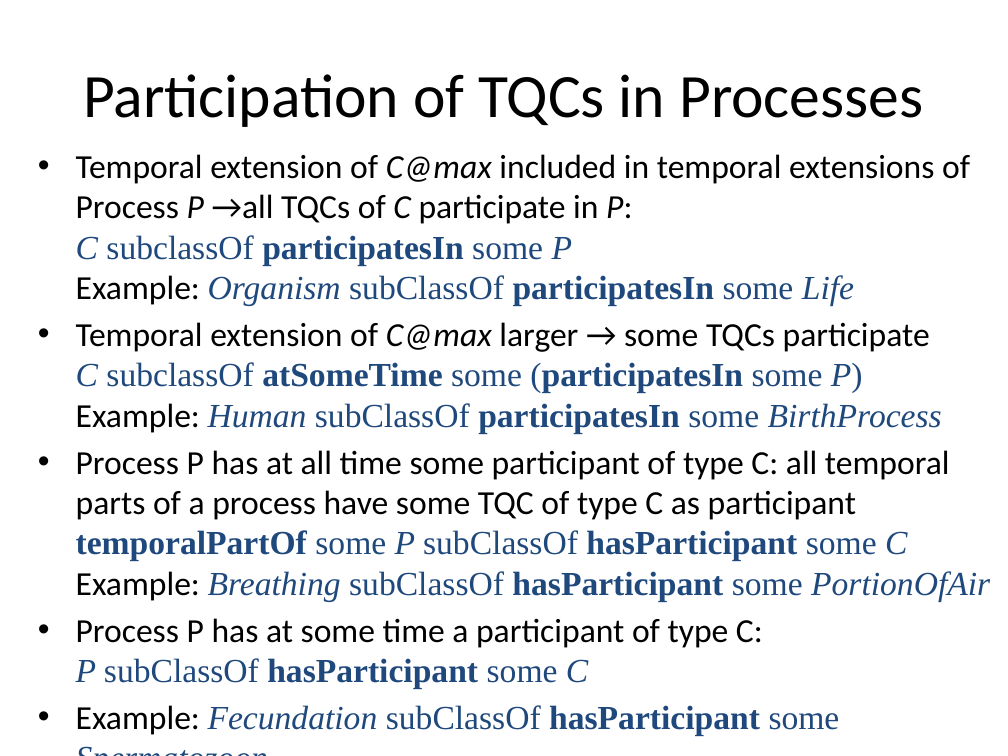
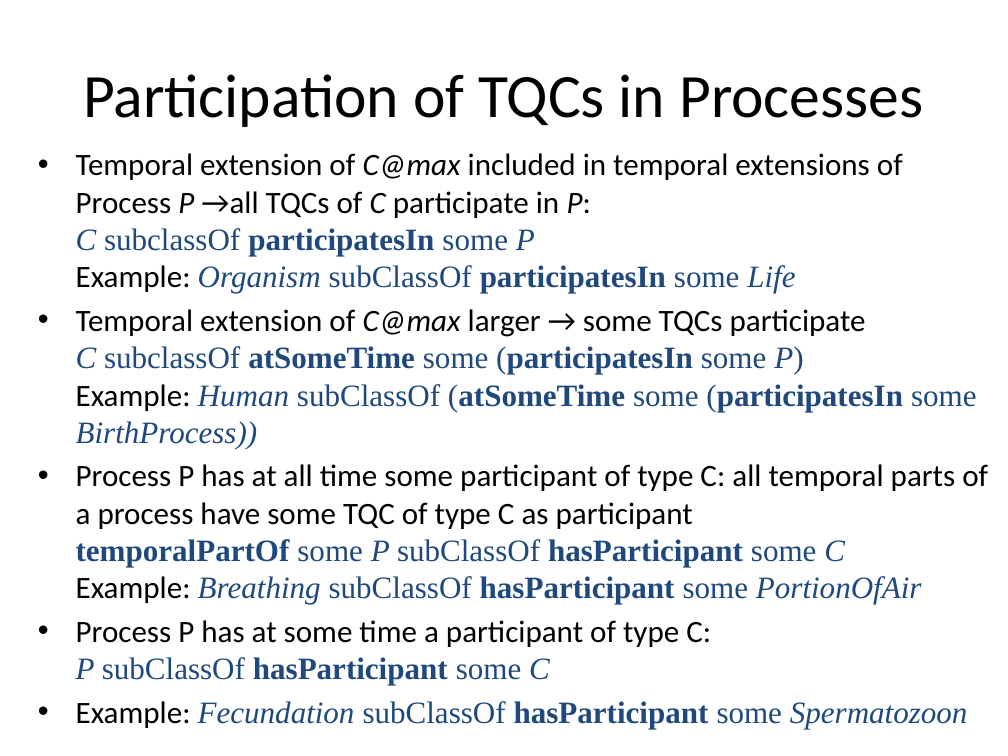
Before and after one commit to zhengj2007/bfo-export, a slide deck: slide 16 of docs/2013_BFO2_Freiburg.pptx. Drawn at 1008x756 pixels with LibreOffice and Linux fonts; fonts in the diff are those of the drawing. Boxes give left, top, right and bottom in pixels: in the first picture for what was removed or moved away, otherwise in the second. Text is boxed around its words. In the diff, an @@ line names an element or a change of style, - is before the commit and + after.

Commit message:
error fixed in formalization of participation

```diff
--- a/docs/2013_BFO2_Freiburg.pptx
+++ b/docs/2013_BFO2_Freiburg.pptx
@@ text at [76,153,988,728]: size 24 to 22.2 pt in "Temporal extension of C@max included in temporal ...", "Process P has at all time some ...", "Process P has at some time a ...", "Example: Fecundation subClassOf hasParticipant some Spermato ..." @@
@@ text at [76,309,977,449]: text changed; size 24 to 22.2 pt @@
-• Temporal extension of C@max larger → some TQCs participate
-  C subclassOf atSomeTime some (participatesIn some P)
-  Example: Human subClassOf participatesIn some BirthProcess
+• Temporal extension of C@max larger → some TQCs participate
+  C subclassOf atSomeTime some (participatesIn some P)
+  Example: Human subClassOf (atSomeTime some (participatesIn some BirthProcess))
```
Also in this commit, not shown: 1 other slide changed.
